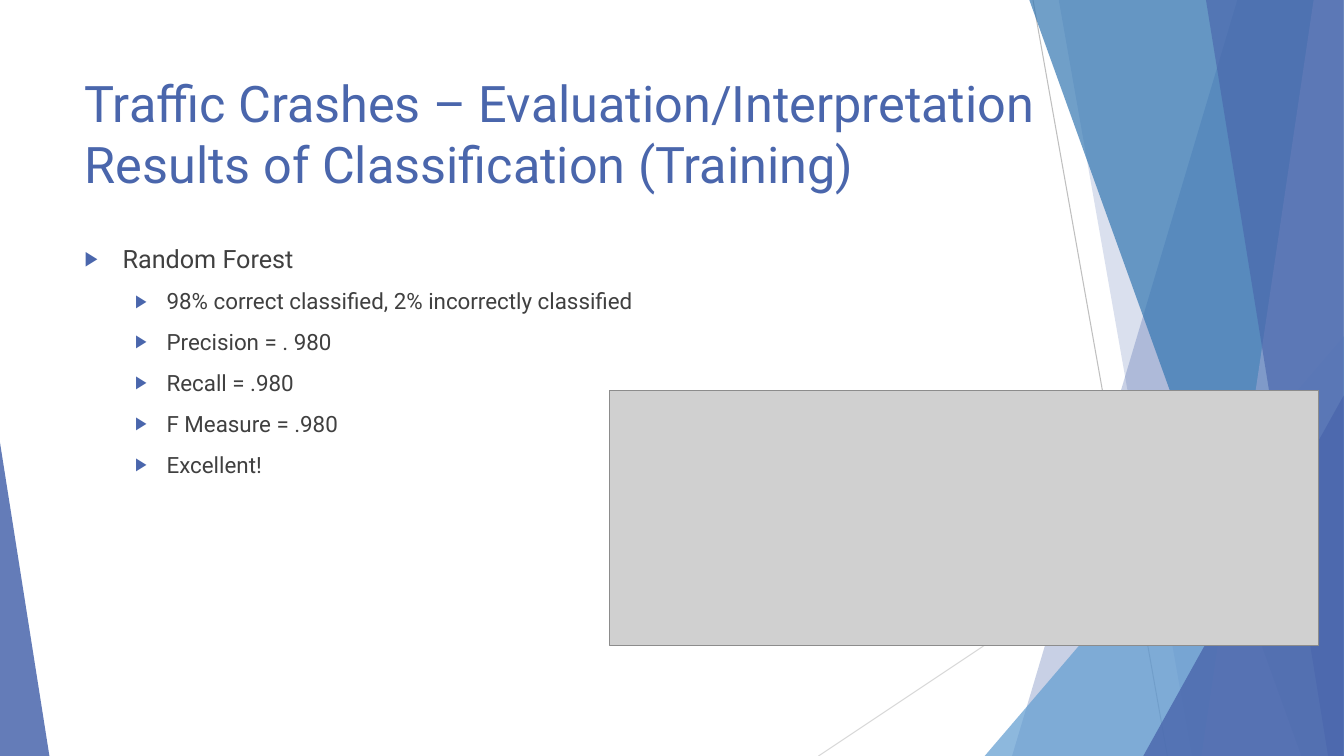
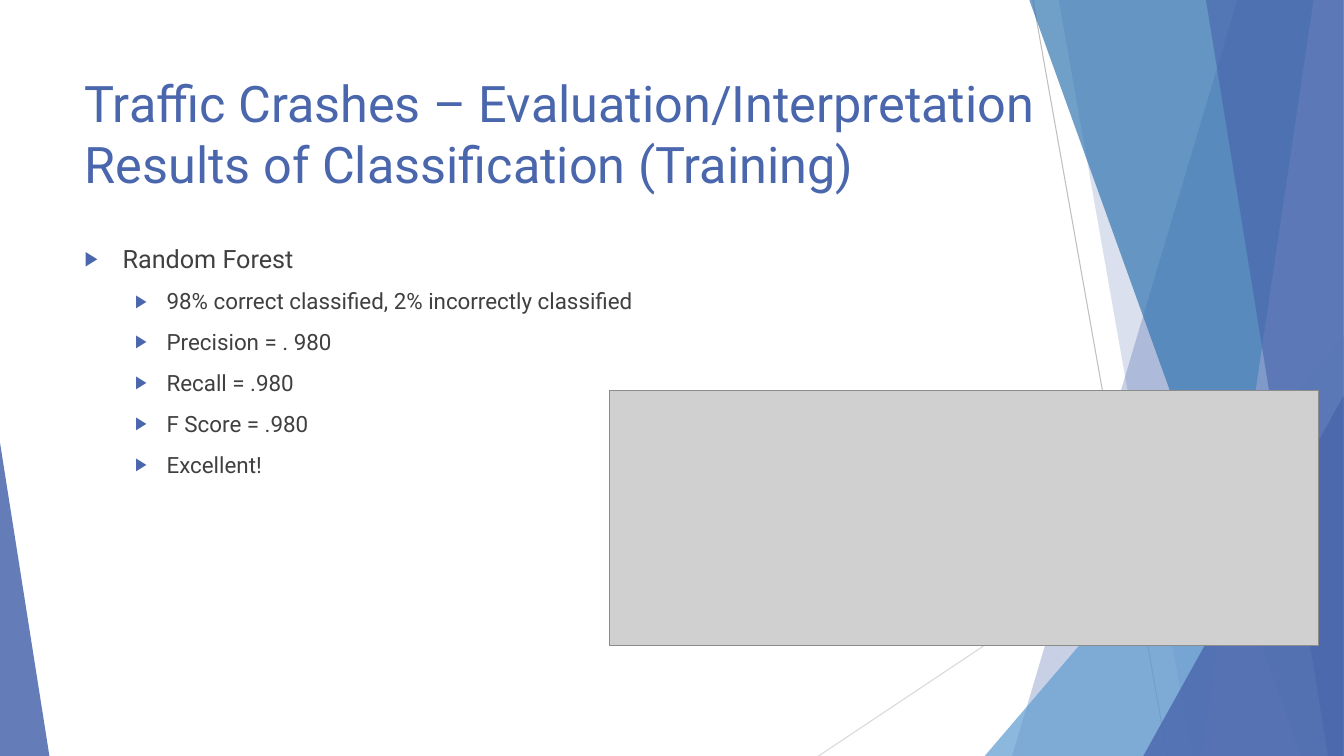
Before and after one commit to ndarwich/Crash-Analysis, a slide deck: slide 34 of Slides/An Investigation.pptx. Drawn at 1344x756 pixels with LibreOffice and Linux fonts; fonts in the diff are those of the drawing; grey boxes stand for pictures. Boxes give left, top, right and bottom in pixels: in the first picture for what was removed or moved away, otherwise in the second. Text is boxed around its words. In the diff, an @@ line names an element or a change of style, - is before the commit and + after.

```diff
--- a/Slides/An Investigation.pptx
+++ b/Slides/An Investigation.pptx
@@ text at (x1=167, y1=416, x2=309, y2=432): text changed @@
-  ▶ F Measure = .980
+  ▶ F Score = .980
```
Also in this commit, not shown: 5 other slides changed.
